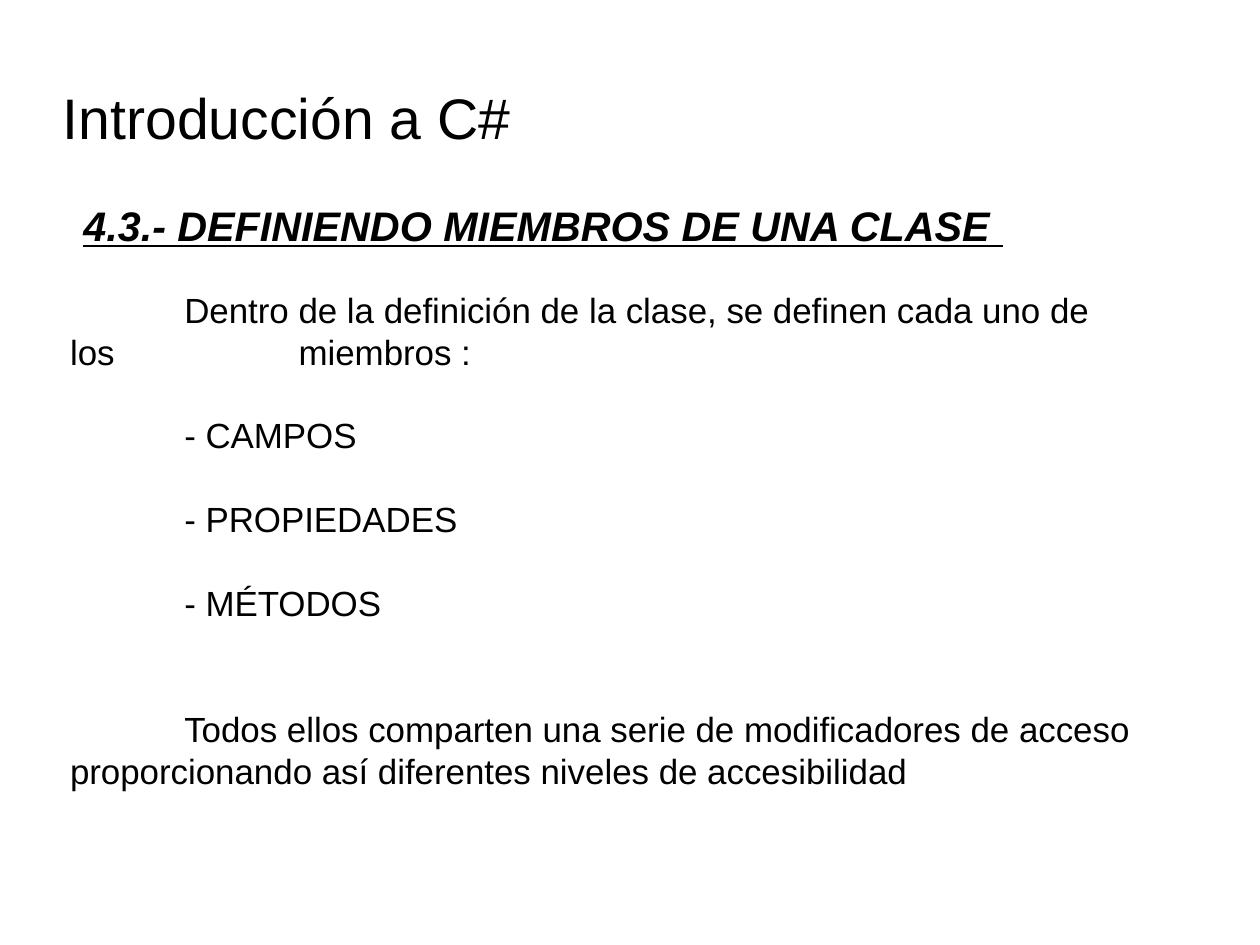
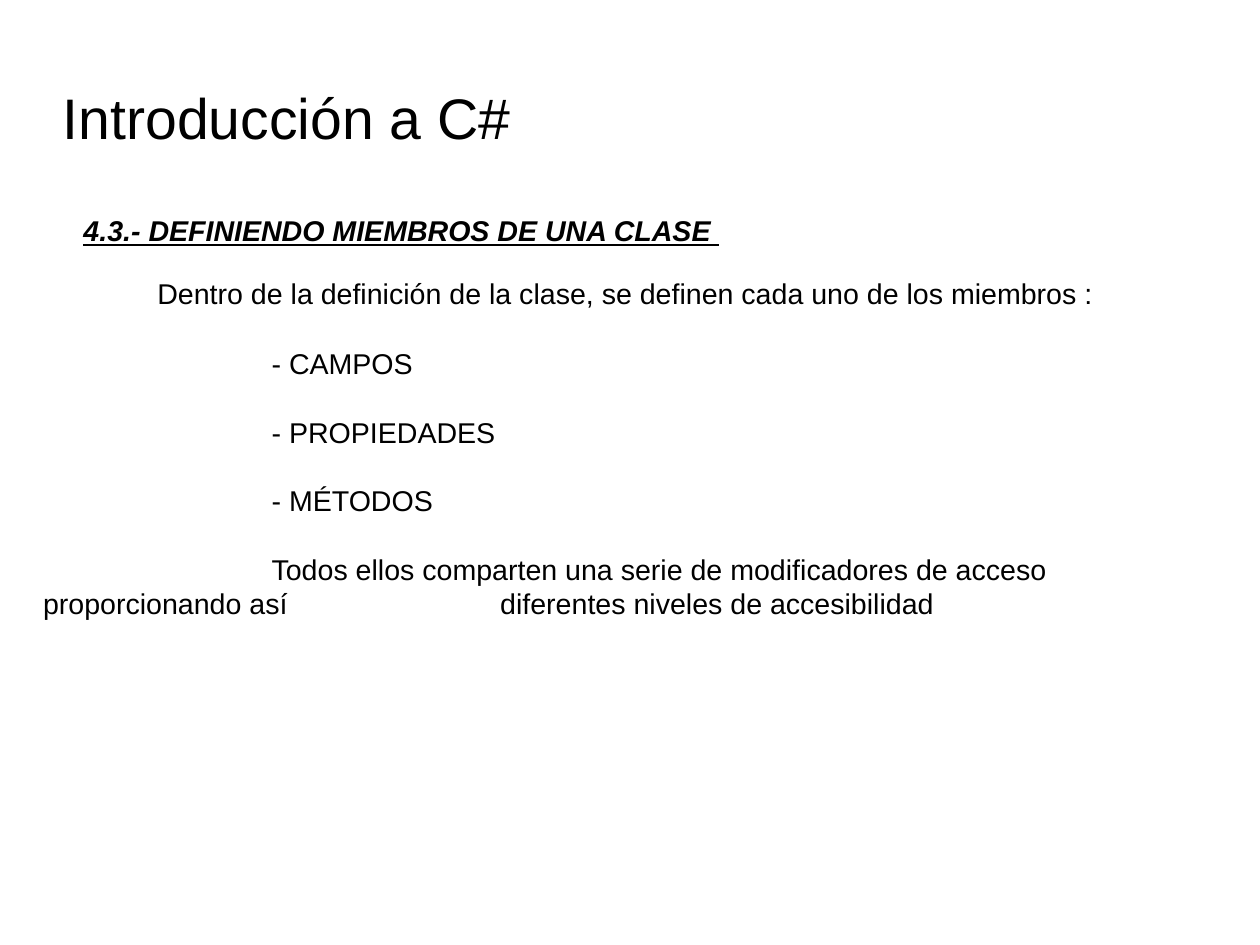
Before and after one commit to videojuegos-abastos/PMV, a slide deck: slide 1 of te/Tema 4 (Chema)/t4.3.- Definiendo miembros de una clase.odp. Drawn at 1260x945 pixels with LibreOffice and Linux fonts; fonts in the diff are those of the drawing; background and template pictures are left out. Boxes give left, top, right and bottom in pixels: in the first picture for what was removed or moved away, otherwise in the second. Text is boxed around its words. In the diff, an @@ line names an element or a change of style, - is before the commit and + after.

```diff
--- a/te/Tema 4 (Chema)/t4.3.- Definiendo miembros de una clase.odp
+++ b/te/Tema 4 (Chema)/t4.3.- Definiendo miembros de una clase.odp
@@ title "4.3.- DEFINIENDO MIEMBROS DE UNA ..." at box(83, 221, 711, 246): size 26 to 18 pt @@
@@ title "Dentro de la definición de ...": place and size @@
-title "Dentro de la definición de ..." at box(70, 297, 1129, 790)
+title "Dentro de la definición de ..." at box(43, 283, 1076, 620)
@@ title "Dentro de la definición de ..." at box(43, 283, 1076, 620): size 22 to 18 pt; vertical alignment middle to top @@
```
Also in this commit, not shown: 20 other slides changed, 1 slide added, 4 slides removed, 1 other file.
